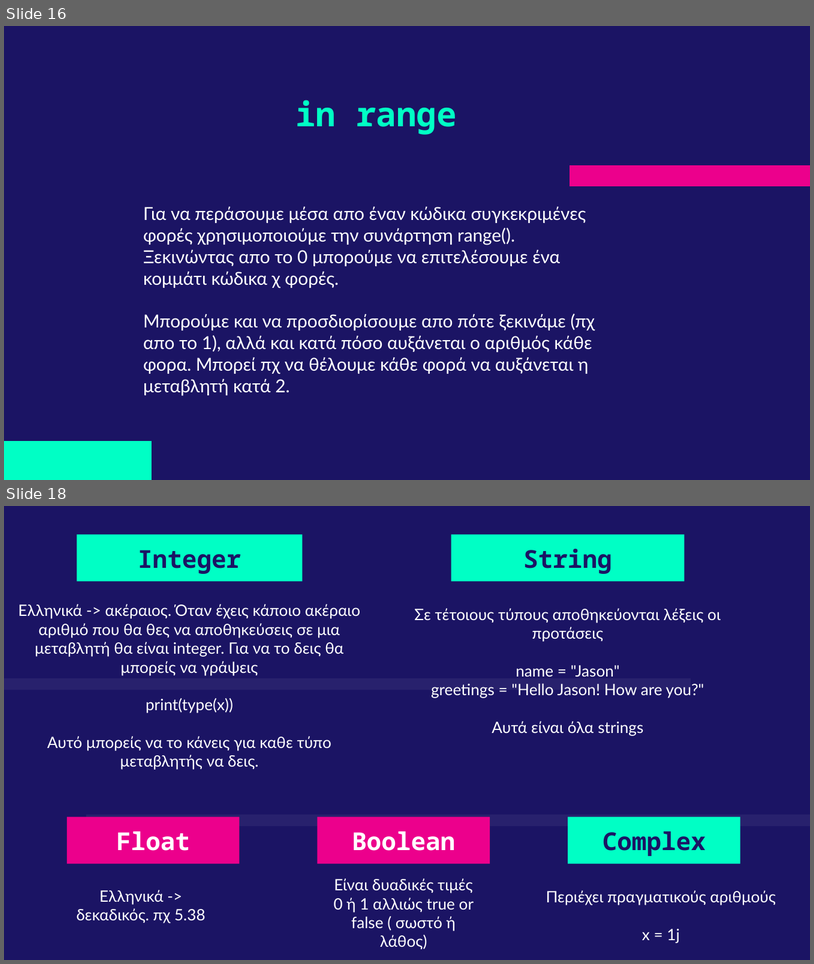
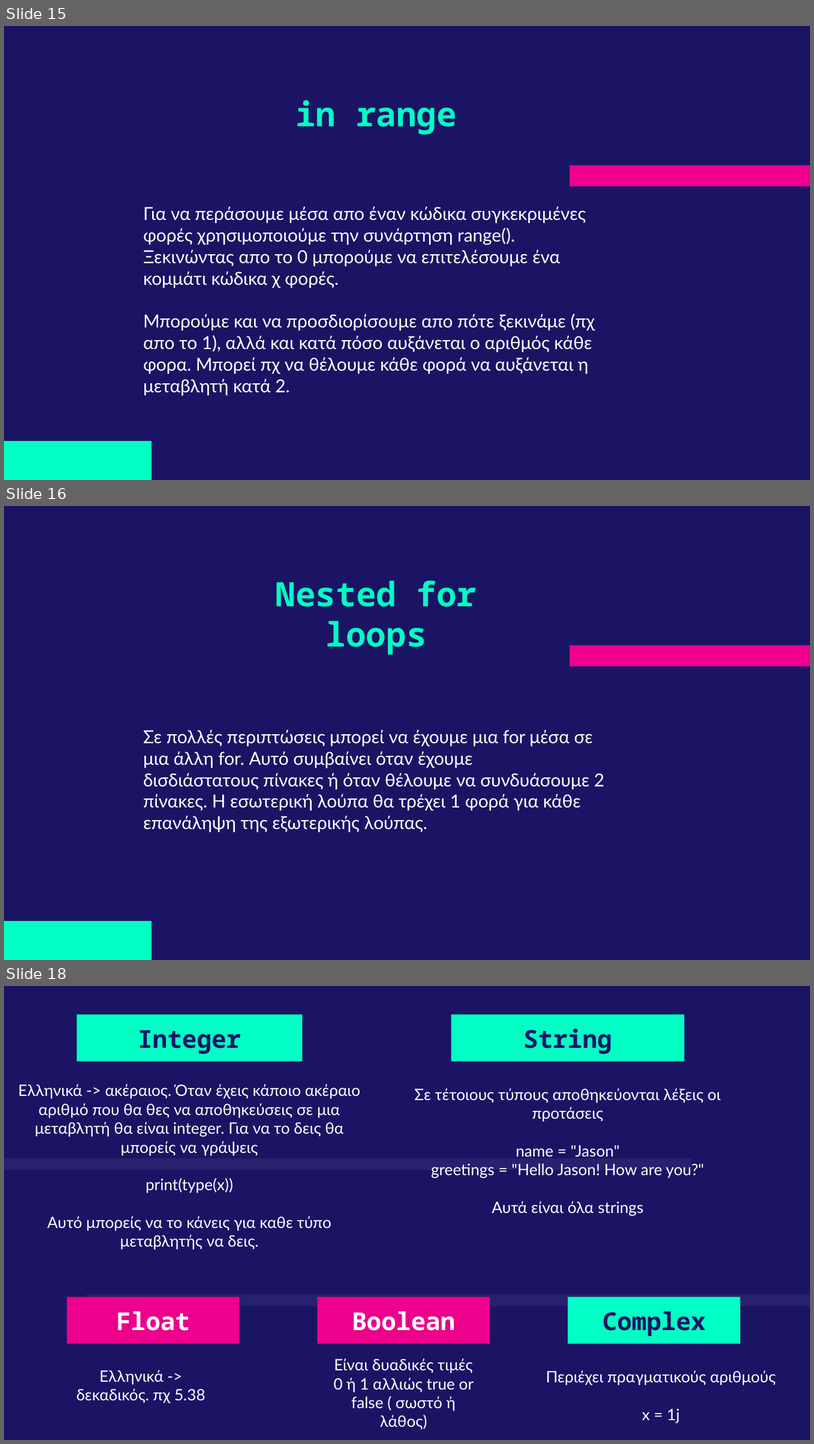
Before and after one commit to deepblue597/python_tutorial, a slide deck: lesson 2/Lesson 2 Python.pptx. Shown one above the other, each under a label of ours: slides 16 and 18 before the commit, slides 15, 16 and 18 after it; the slides between them are not shown. The pictures are 814x964 and 814x1444 pixels, drawn with LibreOffice and Linux fonts; fonts in the diff are those of the drawing. Boxes give left, top, right and bottom in pixels: in the first picture for what was removed or moved away, otherwise in the second. Text is boxed around its words. In the diff, an @@ line names an element or a change of style, - is before the commit and + after.

```diff
--- a/lesson 2/Lesson 2 Python.pptx
+++ b/lesson 2/Lesson 2 Python.pptx
@@ slide 16 added at box(4, 506, 810, 960), background #1B1464; not listed: 2 template elements that a slide beside it also shows @@
@@ title added at box(276, 580, 477, 655), 30 pt, text #00FFC5, bold @@
+Nested for loops
@@ text added at box(143, 729, 605, 832), 16 pt, text #FFFFFF @@
+Σε πολλές περιπτώσεις μπορεί να έχουμε μια for μέσα σε μια άλλη for. Αυτό συμβαίνει όταν έχουμε
+δισδιάστατους πίνακες ή όταν θέλουμε να συνδυάσουμε 2 πίνακες. Η εσωτερική λούπα θα τρέχει 1 φορά για κάθε επανάληψη της εξωτερικής λούπας.
@@ what was slide 16 is now slide 15 @@
```
Also in this commit, not shown: 1 slide changed, 2 other slides added, 3 slides removed, 3 other files.
